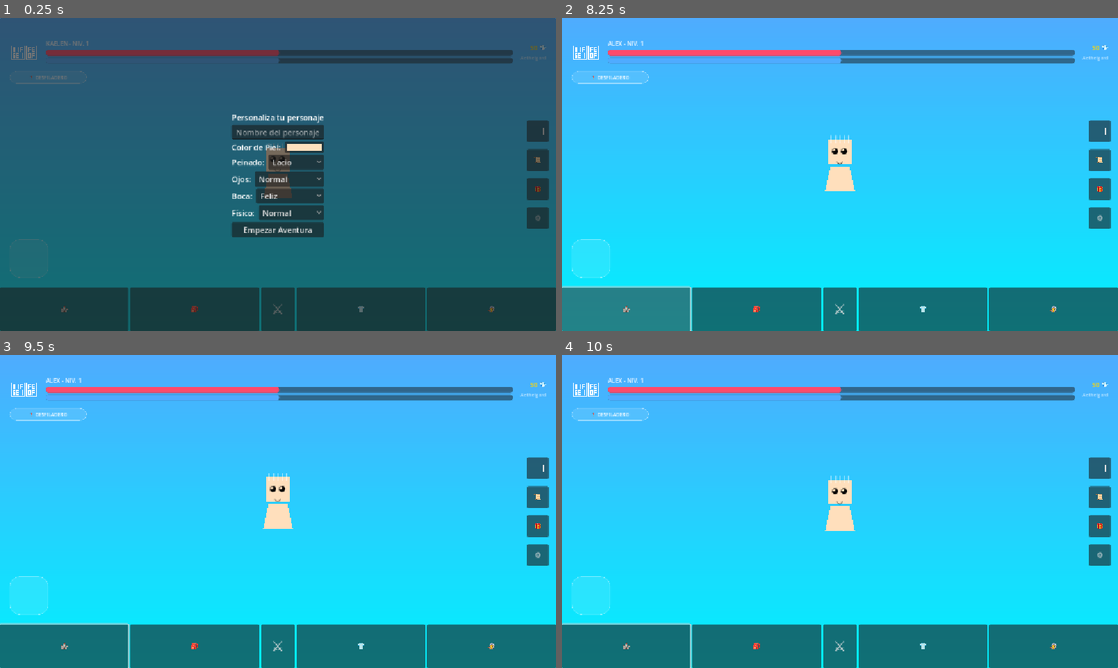
Above: before the commit, frames 1-4 (two rows, left to right).
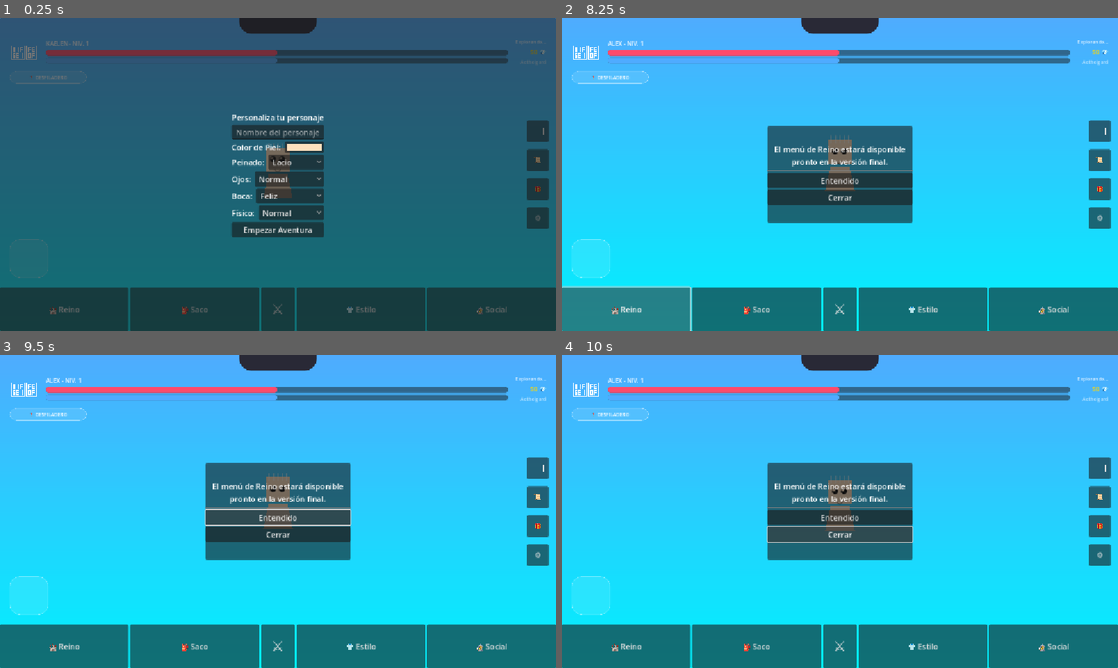
Above: after the commit, the same moments.

Repository: xxfati10xx/Isekai-Tamagotchi-Dynamic-Virtual-Companion-RPG-Design-Godot-Prototype
Game: Godot game, scene res://main.tscn
Same seed, same stepped clock (60 frames per second), same inputs: the game is played once before the commit and once after it.
Inputs (mouse positions are in pixels of both pictures, inside the frame that each line leads up to):
- Up to frame 1 (0.25 s): no input
- Up to frame 2 (8.25 s): click (840, 130) at 0.52 s; type "Alex" at 0.6 s; click "Normal" at 1.25 s; click "Normal" at 2 s; click "Normal" at 2.75 s; click "Normal" at 3.5 s; click "Empezar Aventura" at 4.25 s; click "🗺️" at 5 s; click "📜" at 5.75 s; click "🎁" at 6.5 s; click "⚙️" at 7.25 s; click "🏰" (after the commit: "🏰 Reino") at 8 s
- Up to frame 3 (9.5 s): click (278, 517) at 8.75 s, where only the run after the commit has a clickable "Entendido"
- Up to frame 4 (10 s): click (840, 533) at 9.5 s, where only the run after the commit has a clickable "Cerrar"

The runs differ from the first frame. In frame 1, 1.1% of the frame differs, in the area x 8-99%, y 0-95%; in frame 2, 9.4%; in frame 3, 9.6%, in the area x 0-99%, y 0-100%; in frame 4, 9.6%.
Error before the commit: Invalid assignment of property or key 'text' with value of type 'String' on a base object of type 'null instance'. (res://main.gd:152)
Error after the commit: Invalid access to property or key '0' on a base object of type 'Nil'. (res://main.gd:188)

Commit message:
Polish Aethelgard UI and implement navigation signals
- Added decorative `Notch` node to mimic phone frame.
- Updated `Sidebar` and `NavBar` with icons and text labels (🗺️, 📜, 🏰, 🎒, 👕, 🧙).
- Connected all navigation button signals in `main.gd`.
- Implemented `_show_placeholder_notification` for unimplemented menus.
- Ensured consistency between script unique names and scene nodes.
- Fixed `StatusLabel` visibility in the new HUD.
- Refined `ActionSphere` toggle animation.

Co-authored-by: xxfati10xx <127804390+xxfati10xx@users.noreply.github.com>

Diff:
--- a/main.gd
+++ b/main.gd
@@ -11,7 +11,10 @@
 @onready var status_label: Label = %StatusLabel
 @onready var biome_badge: PanelContainer = %BiomeBadge
 @onready var biome_label: Label = %BiomeLabel
+@onready var nav_reino: Button = %NavReino
+@onready var nav_saco: Button = %NavSaco
 @onready var nav_estilo: Button = %NavEstilo
+@onready var nav_social: Button = %NavSocial
 @onready var notification_panel: PanelContainer = %NotificationPanel
 @onready var notification_text: Label = %NotificationText
 @onready var option_1: Button = %Option1
@@ -57,7 +60,11 @@
 	option_1.pressed.connect(_on_option_1_pressed)
 	option_2.pressed.connect(_on_option_2_pressed)
 	confirm_button.pressed.connect(_on_confirm_customization)
+
+	nav_reino.pressed.connect(func(): _show_placeholder_notification("Reino"))
+	nav_saco.pressed.connect(func(): _show_placeholder_notification("Saco"))
 	nav_estilo.pressed.connect(func(): customization_panel.show(); autonomy_timer.paused = true)
+	nav_social.pressed.connect(func(): _show_placeholder_notification("Social"))
 
 	# Inicializar opciones de personalización
 	hair_style_btn.add_item("Lacio", 0)
@@ -206,6 +213,12 @@
 		_show_reset_notification(stats.legacy_bonus)
 
 # FUNCIÓN CORREGIDA: Muestra el panel de reinicio (ya sea por muerte o gloria)
+func _show_placeholder_notification(menu_name: String) -> void:
+	notification_text.text = "El menú de %s estará disponible pronto en la versión final." % menu_name
+	option_1.text = "Entendido"
+	option_2.text = "Cerrar"
+	notification_panel.show()
+
 func _show_reset_notification(new_legacy: float) -> void:
 	option_1.text = "Resurgir / Nuevo Ciclo"
 	option_2.text = "Aceptar Destino"
--- a/main.tscn
+++ b/main.tscn
@@ -1,7 +1,12 @@
-[gd_scene load_steps=7 format=3 uid="uid://b8y7k4u5q6m7"]
+[gd_scene load_steps=9 format=3 uid="uid://b8y7k4u5q6m7"]
 
 [ext_resource type="Script" path="res://main.gd" id="1_script"]
 [ext_resource type="PackedScene" uid="uid://c6y7k4u5q6m7" path="res://CharacterVisuals.tscn" id="2_visuals"]
+
+[sub_resource type="StyleBoxFlat" id="StyleBoxFlat_notch"]
+bg_color = Color(0.16, 0.16, 0.21, 1)
+corner_radius_bottom_right = 24
+corner_radius_bottom_left = 24
 
 [sub_resource type="StyleBoxFlat" id="StyleBoxFlat_hp"]
 bg_color = Color(0.1, 0.1, 0.1, 0.5)
@@ -55,6 +60,18 @@
 grow_vertical = 2
 expand_mode = 1
 
+[node name="Notch" type="Panel" parent="."]
+custom_minimum_size = Vector2(160, 32)
+layout_mode = 1
+anchors_preset = 5
+anchor_left = 0.5
+anchor_right = 0.5
+offset_left = -80.0
+offset_right = 80.0
+offset_bottom = 32.0
+grow_horizontal = 2
+theme_override_styles/panel = SubResource("StyleBoxFlat_notch")
+
 [node name="HUDTop" type="MarginContainer" parent="."]
 layout_mode = 1
 anchors_preset = 10
@@ -110,6 +127,14 @@
 [node name="Currency" type="VBoxContainer" parent="HUDTop/HBox"]
 layout_mode = 2
 alignment = 1
+
+[node name="StatusLabel" type="Label" parent="HUDTop/HBox/Currency"]
+unique_name_in_owner = true
+layout_mode = 2
+theme_override_colors/font_color = Color(1, 1, 1, 0.8)
+theme_override_font_sizes/font_size = 10
+text = "Explorando..."
+horizontal_alignment = 2
 
 [node name="GemLabel" type="Label" parent="HUDTop/HBox/Currency"]
 unique_name_in_owner = true
@@ -220,14 +245,16 @@
 alignment = 1
 
 [node name="NavReino" type="Button" parent="NavBar"]
-layout_mode = 2
-size_flags_horizontal = 3
-text = "🏰"
+unique_name_in_owner = true
+layout_mode = 2
+size_flags_horizontal = 3
+text = "🏰 Reino"
 
 [node name="NavSaco" type="Button" parent="NavBar"]
-layout_mode = 2
-size_flags_horizontal = 3
-text = "🎒"
+unique_name_in_owner = true
+layout_mode = 2
+size_flags_horizontal = 3
+text = "🎒 Saco"
 
 [node name="ActionSphere" type="Button" parent="NavBar"]
 unique_name_in_owner = true
@@ -240,12 +267,13 @@
 unique_name_in_owner = true
 layout_mode = 2
 size_flags_horizontal = 3
-text = "👕"
+text = "👕 Estilo"
 
 [node name="NavSocial" type="Button" parent="NavBar"]
-layout_mode = 2
-size_flags_horizontal = 3
-text = "🧙"
+unique_name_in_owner = true
+layout_mode = 2
+size_flags_horizontal = 3
+text = "🧙 Social"
 
 [node name="NotificationPanel" type="PanelContainer" parent="."]
 unique_name_in_owner = true
